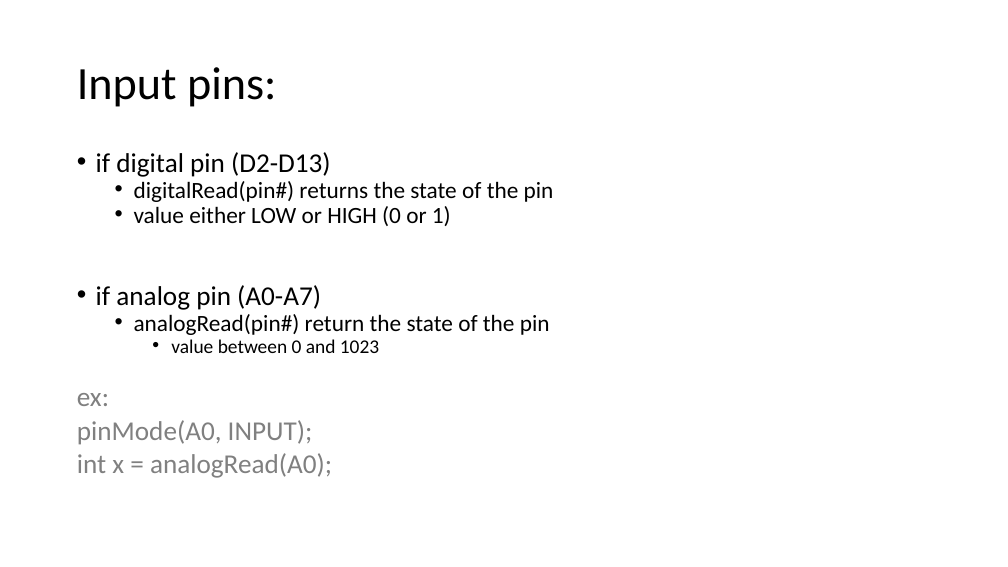
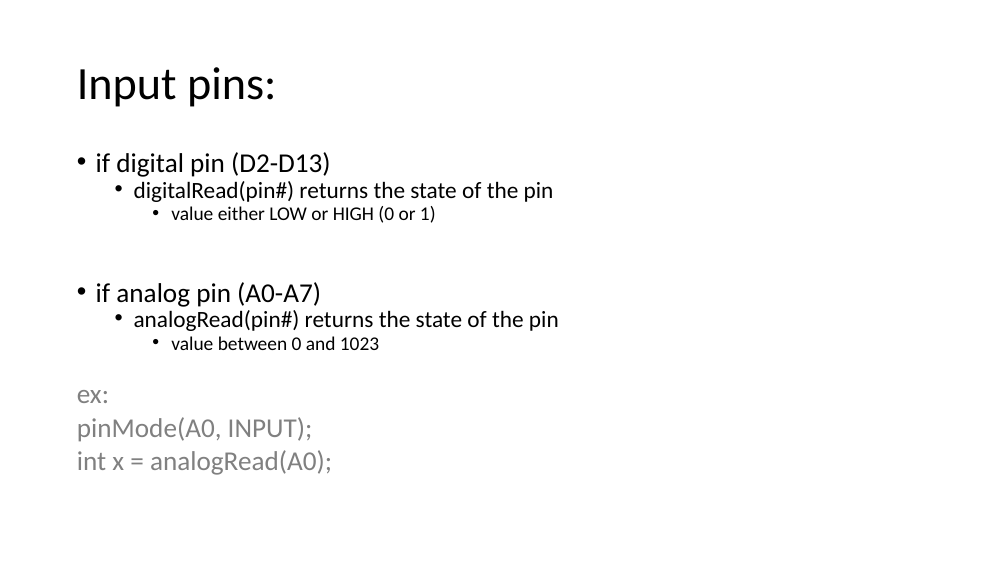
Before and after one commit to Runtime-Learner/McGill-BattleBots-Club, a slide deck: slide 8 of ECSE/Workshop-2/workshop2.pptx. Drawn at 1008x567 pixels with LibreOffice and Linux fonts; fonts in the diff are those of the drawing. Boxes give left, top, right and bottom in pixels: in the first picture for what was removed or moved away, otherwise in the second. Text is boxed around its words. In the diff, an @@ line names an element or a change of style, - is before the commit and + after.

```diff
--- a/ECSE/Workshop-2/workshop2.pptx
+++ b/ECSE/Workshop-2/workshop2.pptx
@@ text at (171, 206, 436, 223): size 22.2 to 18.5 pt in "value either LOW or HIGH (0 or ..."; list level 2 to 3 in "value either LOW or HIGH ..." @@
@@ text at (134, 310, 559, 331): text changed @@
-  • analogRead(pin#) return the state of the pin
+  • analogRead(pin#) returns the state of the pin
```
Also in this commit, not shown: 2 other slides changed, 5 slides added, 4 other files.
